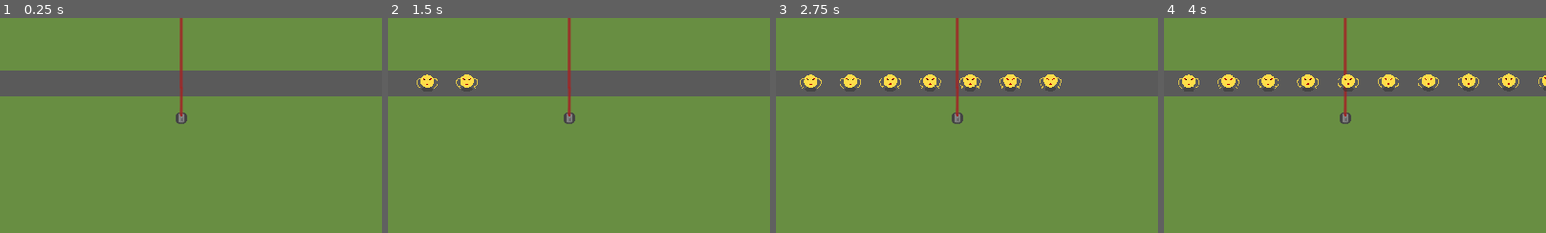
Above: before the commit, frames 1-4 (left to right).
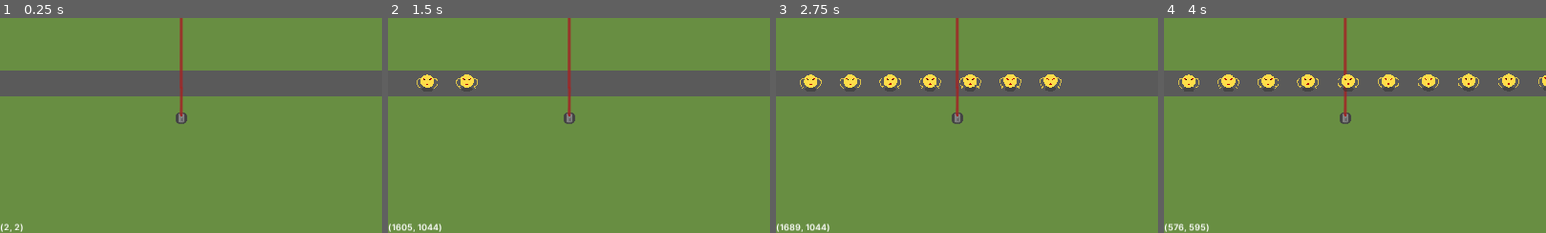
Above: after the commit, the same moments.

Repository: Latiang/tower-defense-godot
Game: Godot game, scene res://objects/Main.tscn
The game is run twice, just before and just after one commit, with the same random seed, the same clock (stepped at 60 frames per second) and the same inputs.
Inputs (mouse positions are % of the whole screen's width and height, from its top left):
- Up to frame 1 (0.25 s): no input
- Up to frame 2 (1.5 s): click "" at 0.5 s; click "" at 1.25 s
- Up to frame 3 (2.75 s): click "" at 2 s
- Up to frame 4 (4 s): move the mouse to (79, 49) at 2.77 s; press the mouse at (79, 49) at 2.78 s; hold D 2.78-3.53 s; move the mouse to (30, 55) at 3.52 s; release the mouse at (30, 55) at 3.53 s; hold A from 3.53 s (still down); click (30, 55) at 3.6 s
The pictures show only the part of the screen within x 0-50%, y 50-100%; the shares and areas given below are measured in that part.

The runs differ from the first frame. In frame 1, 0.1% of the frame differs, in the area x 0-6%, y 95-100%; in frame 2, 0.3%; in frame 3, 0.3%, in the area x 0-14%, y 95-100%; in frame 4, 0.3%.

Commit message:
Add coordinate label at bottom left for levels

Diff:
--- a/src/objects/GUI.gd
+++ b/src/objects/GUI.gd
@@ -14,7 +14,14 @@
 
 # Called when the node enters the scene tree for the first time.
 func _ready():
-	pass # Replace with function body.
+	pass
+
+func _process(delta):
+	set_coordinate_label()
+
+func set_coordinate_label():
+	var pos = get_viewport().get_mouse_position()
+	$CoordinateLabel.text = "(%d, %d)" % [pos.x, pos.y]
 
 func hide():
 	$CodeWindow.hide()
--- a/src/objects/GUI.tscn
+++ b/src/objects/GUI.tscn
@@ -25,6 +25,11 @@
 
 [sub_resource type="DynamicFont" id=4]
 size = 35
+use_filter = true
+font_data = ExtResource( 5 )
+
+[sub_resource type="DynamicFont" id=5]
+size = 22
 use_filter = true
 font_data = ExtResource( 5 )
 
@@ -207,6 +212,17 @@
 visible = false
 button1_text = "Close"
 button2_text = "Play Anyway"
+
+[node name="CoordinateLabel" type="Label" parent="."]
+anchor_top = 1.0
+anchor_bottom = 1.0
+margin_top = -28.0
+margin_right = 88.0
+custom_fonts/font = SubResource( 5 )
+text = "(50, 50)"
+__meta__ = {
+"_edit_use_anchors_": false
+}
 [connection signal="pressed" from="LevelControlsPanel/MarginContainer/HBoxContainer/Speed3Button" to="." method="_on_Speed3Button_pressed"]
 [connection signal="pressed" from="LevelControlsPanel/MarginContainer/HBoxContainer/Speed2Button" to="." method="_on_Speed2Button_pressed"]
 [connection signal="pressed" from="LevelControlsPanel/MarginContainer/HBoxContainer/Speed1Button" to="." method="_on_Speed1Button_pressed"]
--- a/src/objects/Turret.gd
+++ b/src/objects/Turret.gd
@@ -18,7 +18,7 @@
 var direction_right : bool = false
 
 func _ready():
-	print($MovablePath.position)
+	pass
 
 func _process(delta):
 	if can_move and distance_to_move > 0 and $MovablePath/PathFollow2D.unit_offset < 1:
--- a/src/saves/save1.json
+++ b/src/saves/save1.json
@@ -1 +1 @@
-{"levels":[{"description":"test","file":"TestLevel1","status":3,"turret_code":["def() hello:\n\tkill x!!!!!!!!"]},{"description":"test2","file":"TestLevel2","status":0,"turret_code":["Code for level 2 turret 1","Code for level 2 turret 2"]}]}
+{"levels":[{"description":"test","file":"TestLevel1","status":3,"turret_code":["def() hello:\n\tkill x!!!!!!!!"]},{"description":"test2","file":"TestLevel2","status":2,"turret_code":["Code for level 2 turret 1","Code for level 2 turret 2"]}]}
Not shown: 1 places in src/objects/GUI.tscn that only renumber resources
